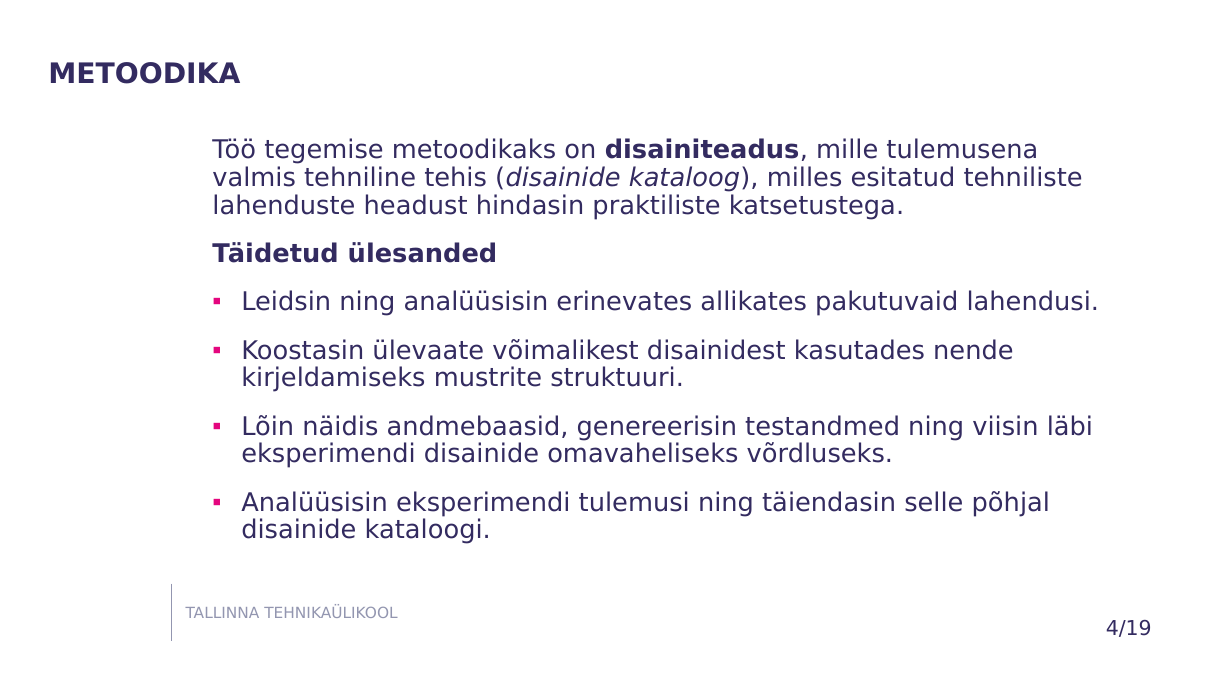
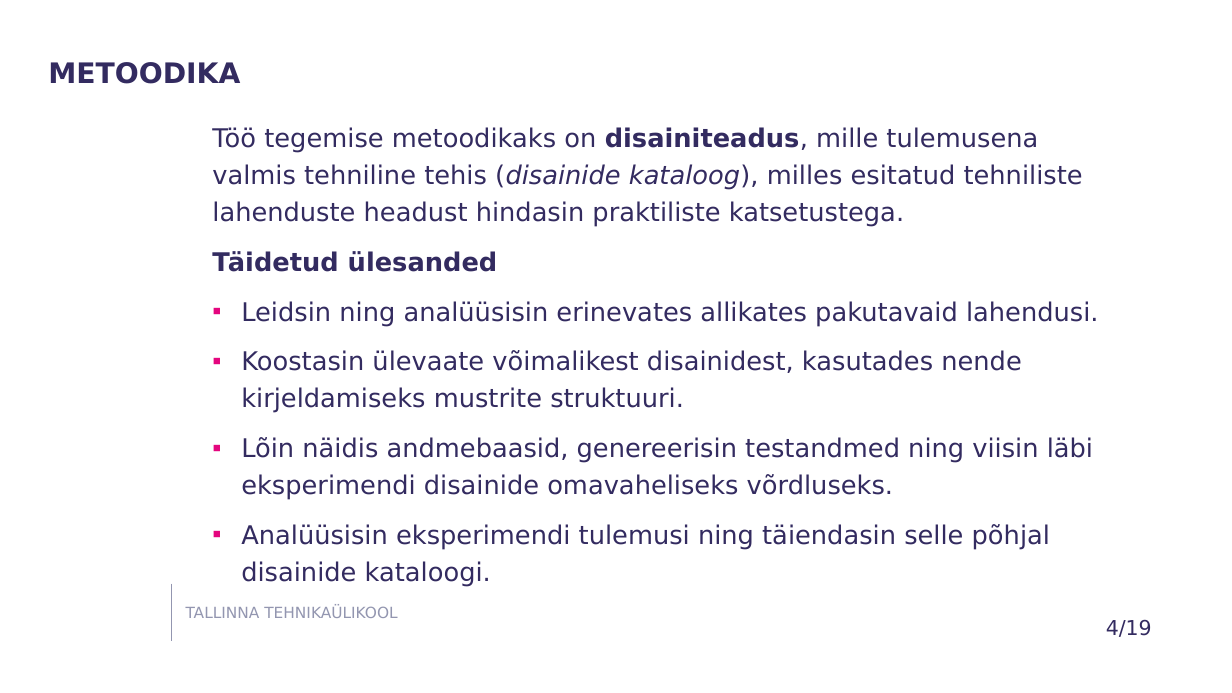
Before and after one commit to susannapeek1/SEISUNDITE-ESITAMINE-SQL-ANDMEBAASIDES, a slide deck: slide 4 of Ettekanne/Esitlus_Infosüsteemi_põhiolemite_seisundite_esitamine_SQL-Andmebaasides_Susanna_Peek.pptx. Drawn at 1232x693 pixels with LibreOffice and Linux fonts; fonts in the diff are those of the drawing; background and template pictures are left out. Boxes give left, top, right and bottom in pixels: in the first picture for what was removed or moved away, otherwise in the second. Text is boxed around its words. In the diff, an @@ line names an element or a change of style, - is before the commit and + after.

```diff
--- a/Ettekanne/Esitlus_Infosüsteemi_põhiolemite_seisundite_esitamine_SQL-Andmebaasides_Susanna_Peek.pptx
+++ b/Ettekanne/Esitlus_Infosüsteemi_põhiolemite_seisundite_esitamine_SQL-Andmebaasides_Susanna_Peek.pptx
@@ text "Töö tegemise metoodikaks on disainiteadus, ...": place and size @@
-text "Töö tegemise metoodikaks on disainiteadus, ..." at box(212, 138, 1099, 544)
+text "Töö tegemise metoodikaks on disainiteadus, ..." at box(212, 127, 1099, 587)
@@ text at box(212, 127, 1093, 587): line spacing 0.9 to 1.2; less space between paragraphs @@
@@ text at box(241, 301, 1099, 413): text changed @@
-▪ Leidsin ning analüüsisin erinevates allikates pakutuvaid lahendusi.
-▪ Koostasin ülevaate võimalikest disainidest kasutades nende kirjeldamiseks mustrite struktuuri.
+▪ Leidsin ning analüüsisin erinevates allikates pakutavaid lahendusi.
+▪ Koostasin ülevaate võimalikest disainidest, kasutades nende kirjeldamiseks mustrite struktuuri.
```
Also in this commit, not shown: 22 other slides changed.
